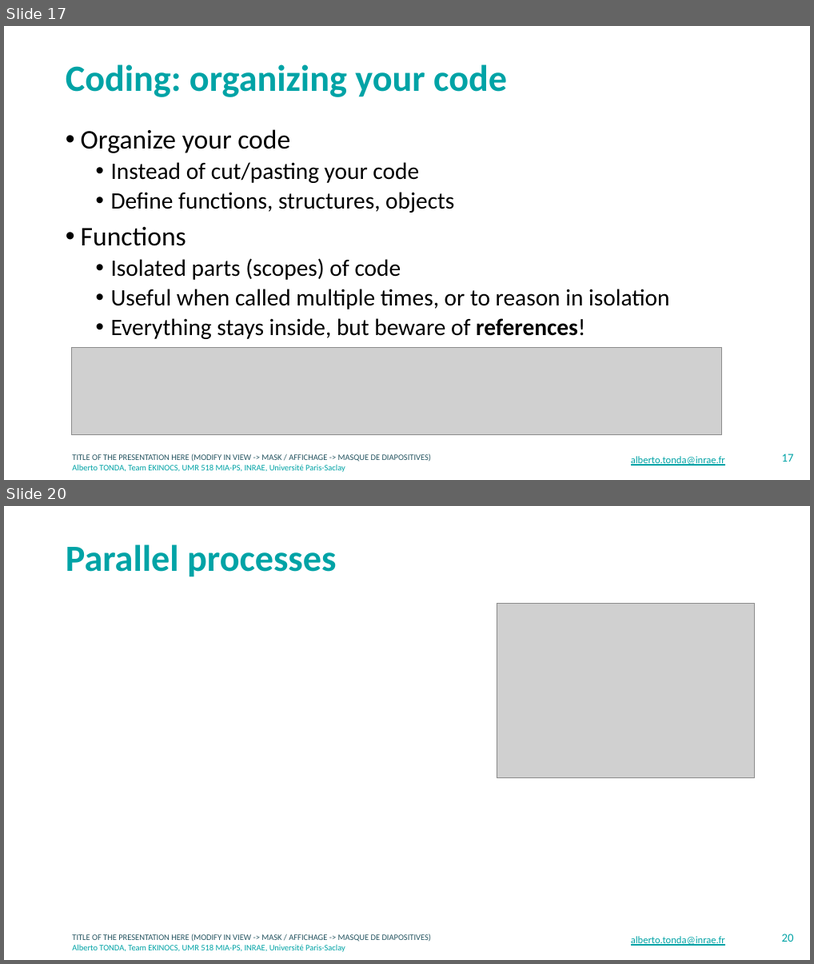
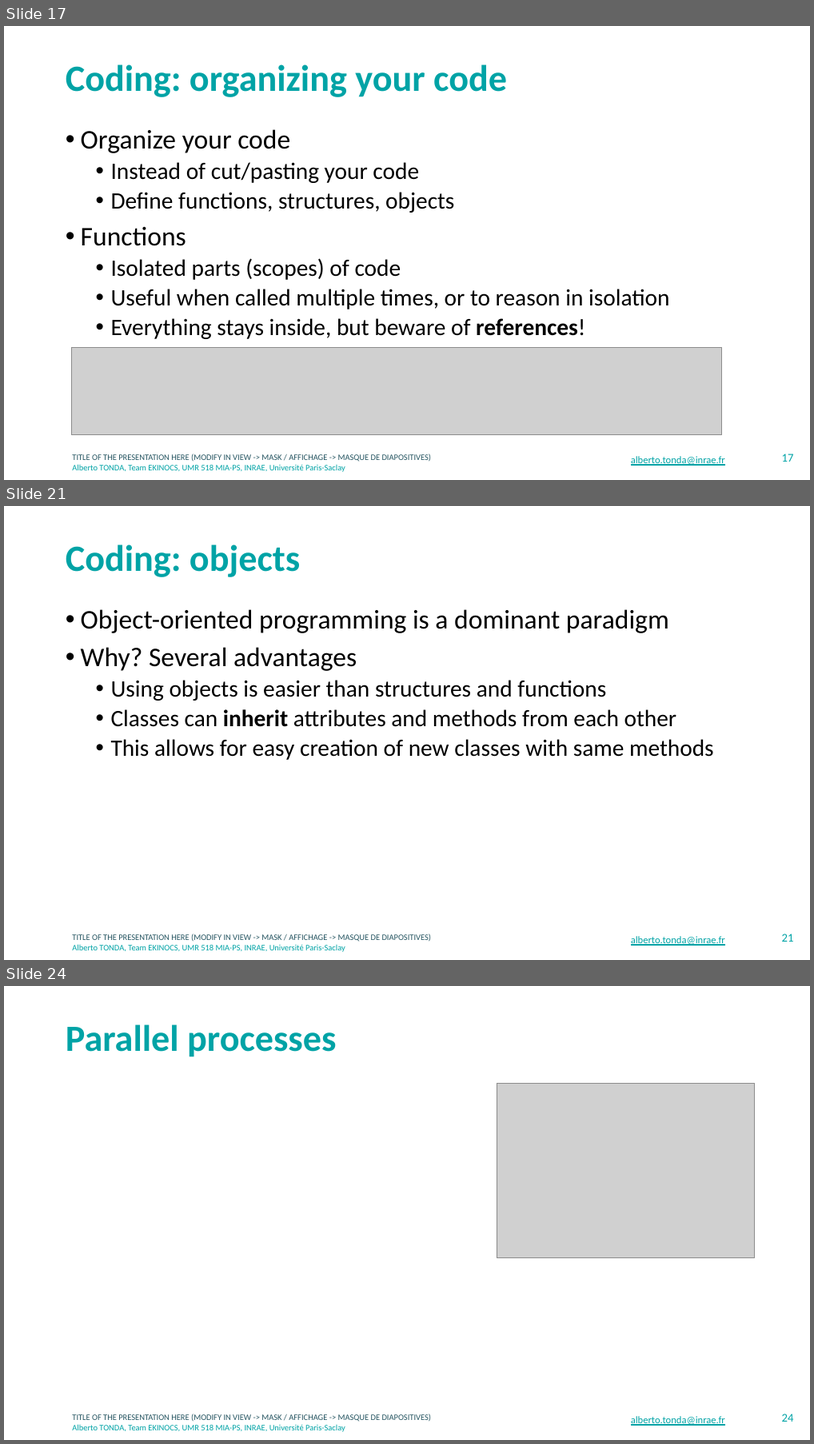
Before and after one commit to albertotonda/teaching, a slide deck: crash-course-on-data-science/coding.pptx. Shown one above the other, each under a label of ours: slides 17 and 20 before the commit, slides 17, 21 and 24 after it; the slides between them are not shown. The pictures are 814x964 and 814x1444 pixels, drawn with LibreOffice and Linux fonts; fonts in the diff are those of the drawing; grey boxes stand for pictures; background and template pictures are left out. Boxes give left, top, right and bottom in pixels: in the first picture for what was removed or moved away, otherwise in the second. Text is boxed around its words. In the diff, an @@ line names an element or a change of style, - is before the commit and + after.

```diff
--- a/crash-course-on-data-science/coding.pptx
+++ b/crash-course-on-data-science/coding.pptx
@@ slide 21 added at (4, 506, 810, 960), background #FFFFFF; not listed: 2 template elements that a slide beside it also shows @@
@@ title added at (66, 544, 300, 577), 44 pt, text #00A3A6, bold @@
+Coding: objects
@@ text added at (81, 609, 714, 760), 28 pt, text #000000 @@
+• Object-oriented programming is a dominant paradigm
+• Why? Several advantages
+  • Using objects is easier than structures and functions
+  • Classes can inherit attributes and methods from each other
+  • This allows for easy creation of new classes with same methods
@@ text added at (631, 936, 726, 945), 12 pt, text #00A3A6, underline @@
+alberto.tonda@inrae.fr
@@ page number added at (782, 933, 794, 941), 14 pt, text #00A3A6 @@
+21
@@ what was slide 20 is now slide 24 @@
@@ page number at (782, 1413, 794, 1421): text changed @@
-20
+24
```
Also in this commit, not shown: 3 slides changed, 3 other slides added, 1 other file.
